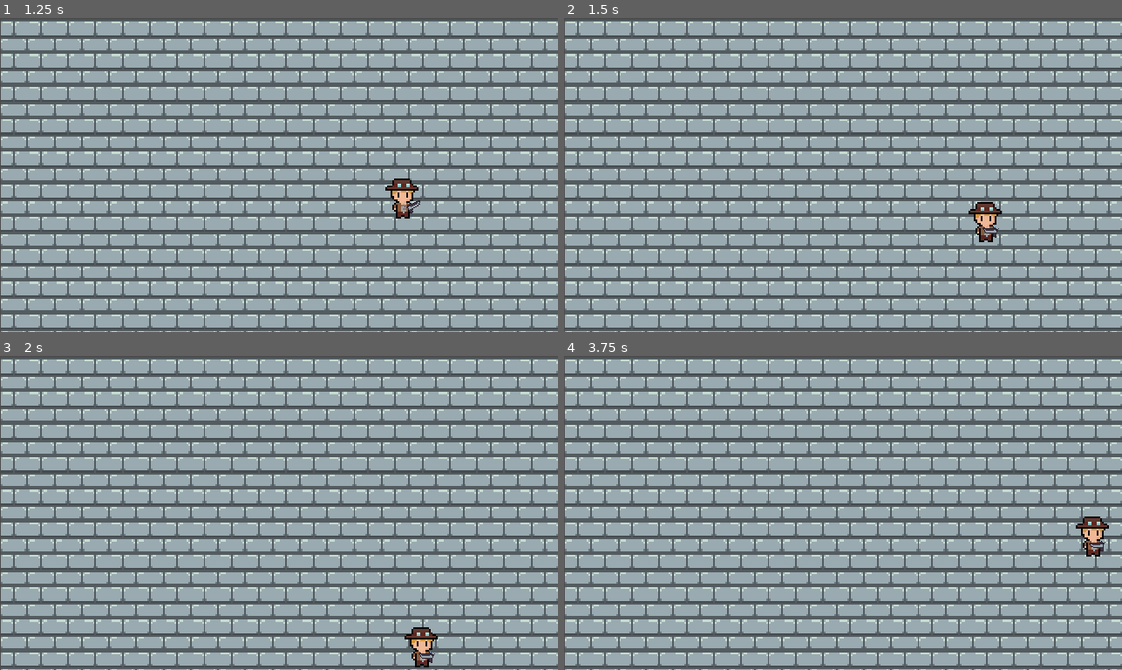
Above: before the commit, frames 1-4 (two rows, left to right).
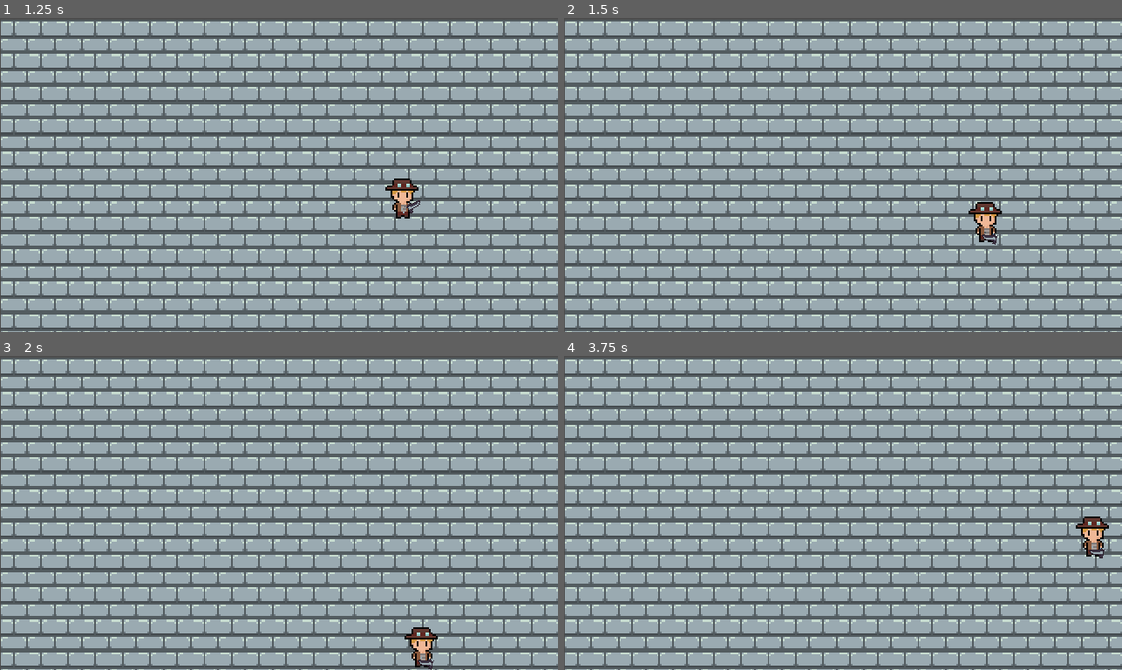
Above: after the commit, the same moments.

Repository: WAIWAI-PARTY/Life-after-people
Game: Godot game, scene res://World.tscn
Two runs of this game, one before a commit and one after it. Both use one fixed random seed, a clock stepped at 60 frames per second and the inputs below.
Inputs (mouse positions are in pixels of both pictures, inside the frame that each line leads up to):
- Up to frame 1 (1.25 s): tap Enter at 0.5 s; move the mouse to (401, 159) at 0.52 s; hold D (ui_right) from 0.53 s (still down)
- Up to frame 2 (1.5 s): move the mouse to (731, 190) at 1.27 s; release D (ui_right) at 1.28 s; hold S (ui_down) from 1.28 s (still down)
- Up to frame 3 (2 s): keep holding S (ui_down)
- Up to frame 4 (3.75 s): move the mouse to (898, 443) at 2.02 s; release S (ui_down) at 2.03 s; hold D (ui_right) 2.03-2.78 s; move the mouse to (815, 575) at 2.77 s; hold W (ui_up) 2.78-3.53 s; move the mouse to (1010, 560) at 3.52 s; hold A (ui_left) from 3.53 s (still down)

Frame 1 is identical in both runs. In frame 2, less than 0.1% of the frame differs, in the area x 74-78%, y 66-73%; in frame 3, less than 0.1%; in frame 4, less than 0.1%, in the area x 94-98%, y 58-65%.

Commit message:
Revert "gun fix so ez"
This reverts commit 62fb5c43e60f351837afc62d15126bca03c62a80.

Diff:
--- a/Weapons/Gun.gd
+++ b/Weapons/Gun.gd
@@ -7,4 +7,9 @@
 
 		# keep rotation_degrees between 0 and 360
 		rotation_degrees = fposmod(rotation_degrees, 360.0)
-		$GunSprite.flip_v = rotation_degrees > 90 && rotation_degrees < 270
+
+		if rotation_degrees > 90 && rotation_degrees < 270:
+			$GunSprite.flip_v = true
+
+		else:
+			$GunSprite.flip_v = false
--- a/Weapons/Gun.tscn
+++ b/Weapons/Gun.tscn
@@ -7,6 +7,9 @@
 script = ExtResource( 1 )
 
 [node name="GunSprite" type="Sprite" parent="."]
+position = Vector2( -2, -5 )
 scale = Vector2( 0.5, 0.5 )
 texture = ExtResource( 2 )
-offset = Vector2( 12, 0 )
+centered = false
+region_enabled = true
+region_rect = Rect2( 32, 12, 19, 12 )
Binary file changed: imports/guns.png
